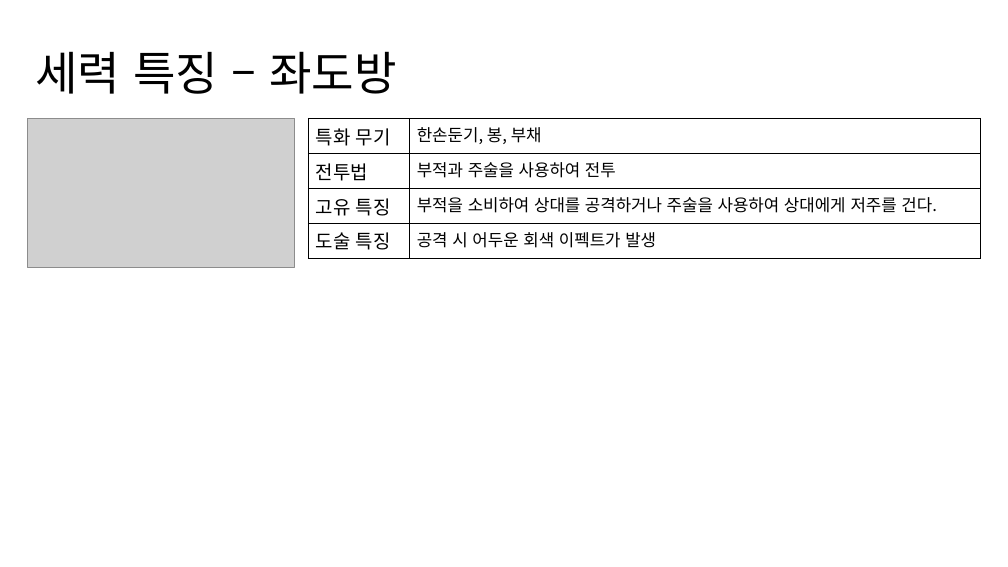
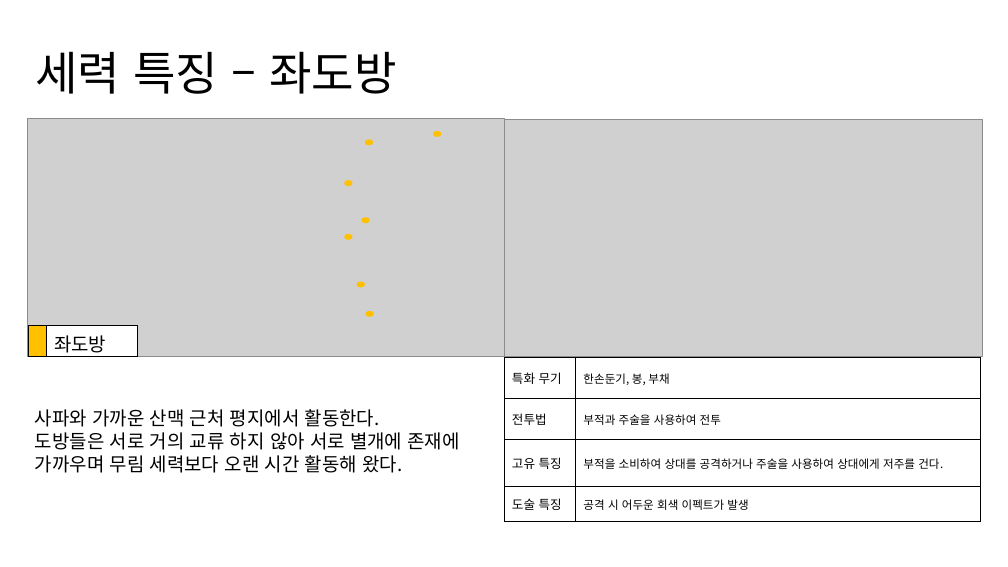
Before and after one commit to yjk0401/unityenginebasic_9th, a slide deck: slide 17 of 기획/세력 기획서.pptx (slide 16 before the commit). Drawn at 1008x567 pixels with LibreOffice and Linux fonts; fonts in the diff are those of the drawing; grey boxes stand for pictures. Boxes give left, top, right and bottom in pixels: in the first picture for what was removed or moved away, otherwise in the second. Text is boxed around its words. In the diff, an @@ line names an element or a change of style, - is before the commit and + after.

```diff
--- a/기획/세력 기획서.pptx
+++ b/기획/세력 기획서.pptx
@@ picture: place and size @@
-picture at [27,119,295,268]
+picture at [504,119,982,356]
@@ table added at [29,326,137,357], 1 rows, 2 columns @@
+ | 좌도방
@@ group added at [28,119,504,357]: 7 ellipses, 1 picture @@
@@ table at [504,358,981,522] @@
@@ size 18 to 12 pt in "특화 무기", "전투법", "고유 특징", "도술 특징" @@
@@ size 16 to 11 pt in "한손둔기, 봉, 부채", "부적과 주술을 사용하여 전투", "부적을 소비하여 상대를 공격하거나 주술을 사용하여 상대에게 ...", "공격 시 어두운 회색 이펙트가 발생" @@
@@ table: place and size @@
-table at [309,119,981,258]
+table at [504,358,981,522]
@@ text added at [35,409,460,473], 18 pt, text #000000 @@
+사파와 가까운 산맥 근처 평지에서 활동한다.
+도방들은 서로 거의 교류 하지 않아 서로 별개에 존재에 가까우며 무림 세력보다 오랜 시간 활동해 왔다.
```
Also in this commit, not shown: 13 other slides changed, 1 slide added, 1 other file.
